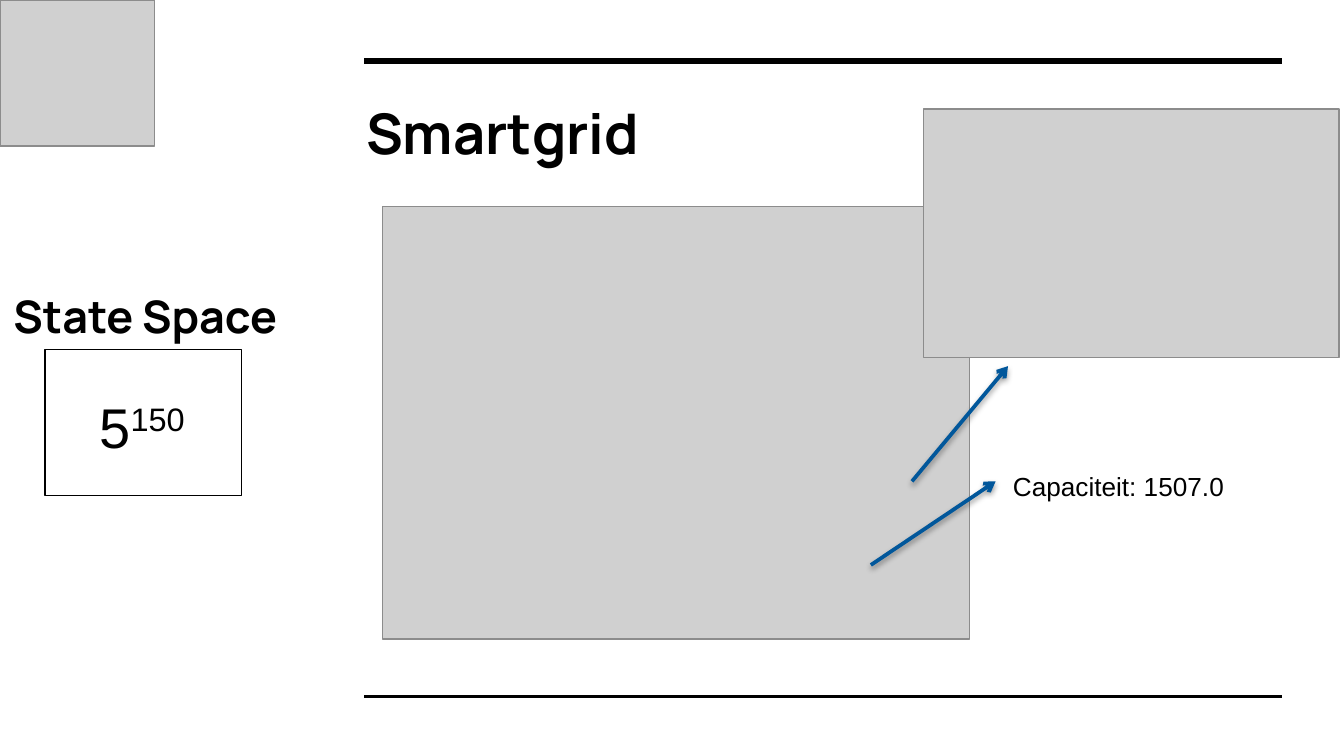
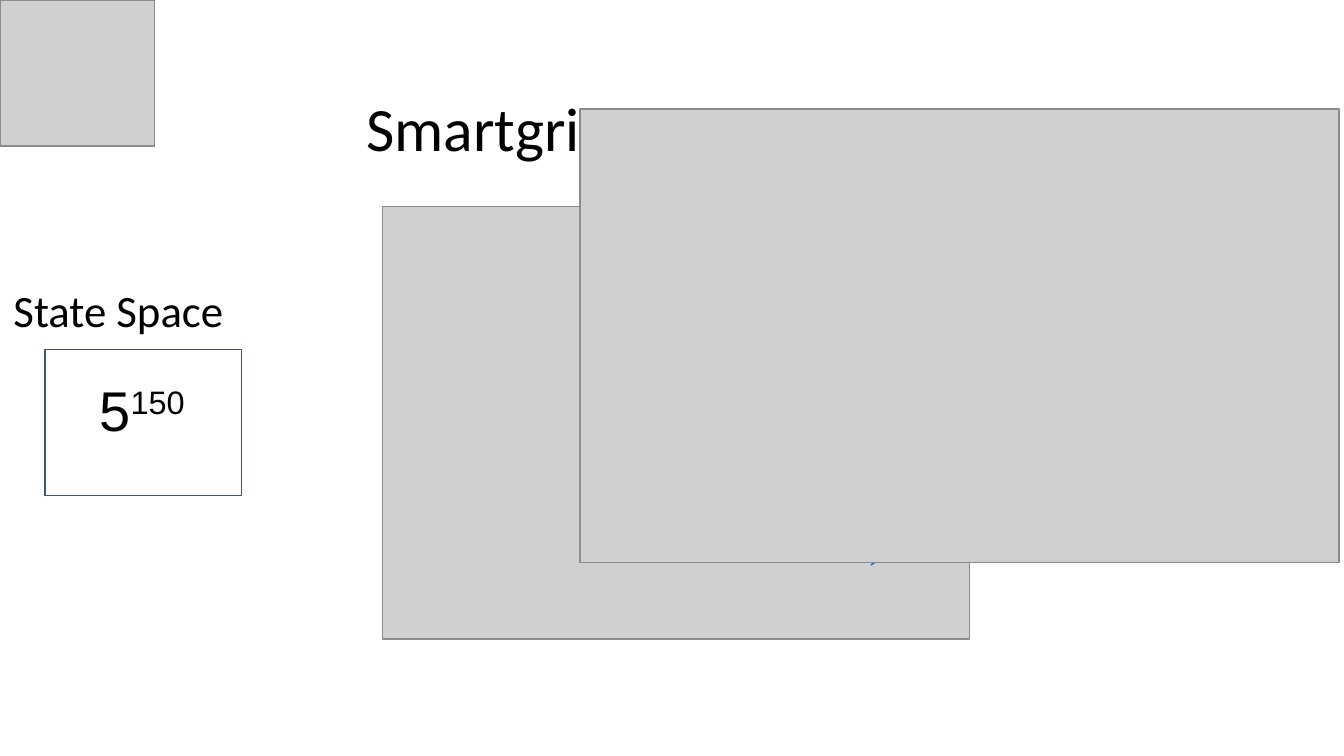
Before and after one commit to yoghurthoek/sunny_storage, a slide deck: slide 4 of Presentations/Presentatie 6 vrijdag 24 mei (eindpresentatie).pptx. Drawn at 1344x756 pixels with LibreOffice and Linux fonts; fonts in the diff are those of the drawing; grey boxes stand for pictures. Boxes give left, top, right and bottom in pixels: in the first picture for what was removed or moved away, otherwise in the second. Text is boxed around its words. In the diff, an @@ line names an element or a change of style, - is before the commit and + after.

Commit message:
presentation style

```diff
--- a/Presentations/Presentatie 6 vrijdag 24 mei (eindpresentatie).pptx
+++ b/Presentations/Presentatie 6 vrijdag 24 mei (eindpresentatie).pptx
@@ title "Smartgrid" at (366, 108, 612, 166): size 30 to 33 pt, font Manrope to Calibri, bold off; line spacing 1 to 0.9 @@
@@ line removed from (364, 60) to (1282, 60) @@
@@ picture: place and size @@
-picture at (923, 109, 1339, 358)
+picture at (581, 109, 1340, 563)
@@ title "State Space" at (13, 298, 223, 335): font Manrope to Calibri, bold off; line spacing 1 to 0.9 @@
@@ rectangle at (44, 349, 242, 496): outline #000000 0.75 pt to #44546A 0.75 pt @@
@@ text "5150" at (86, 370, 284, 645): line spacing 1.15 to 0.9 @@
@@ arrow removed from (913, 481) to (1008, 366) @@
@@ text removed at (1013, 477, 1224, 502) @@
-Capaciteit: 1507.0
@@ arrow (871, 564) - (996, 481): stroke #01579B 2 pt to #4472C4 1 pt @@
@@ line removed from (364, 696) to (1282, 696) @@
```
Also in this commit, not shown: 18 other slides changed, 1 slide removed.
